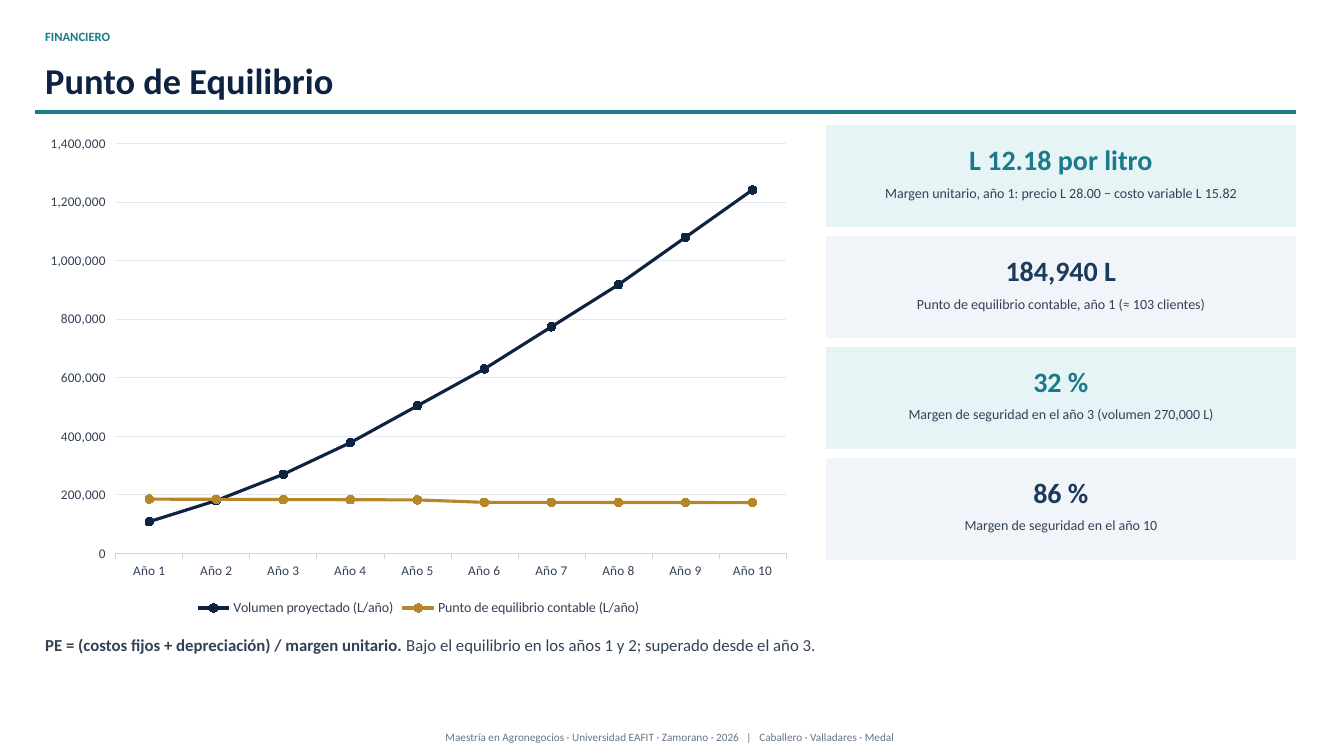
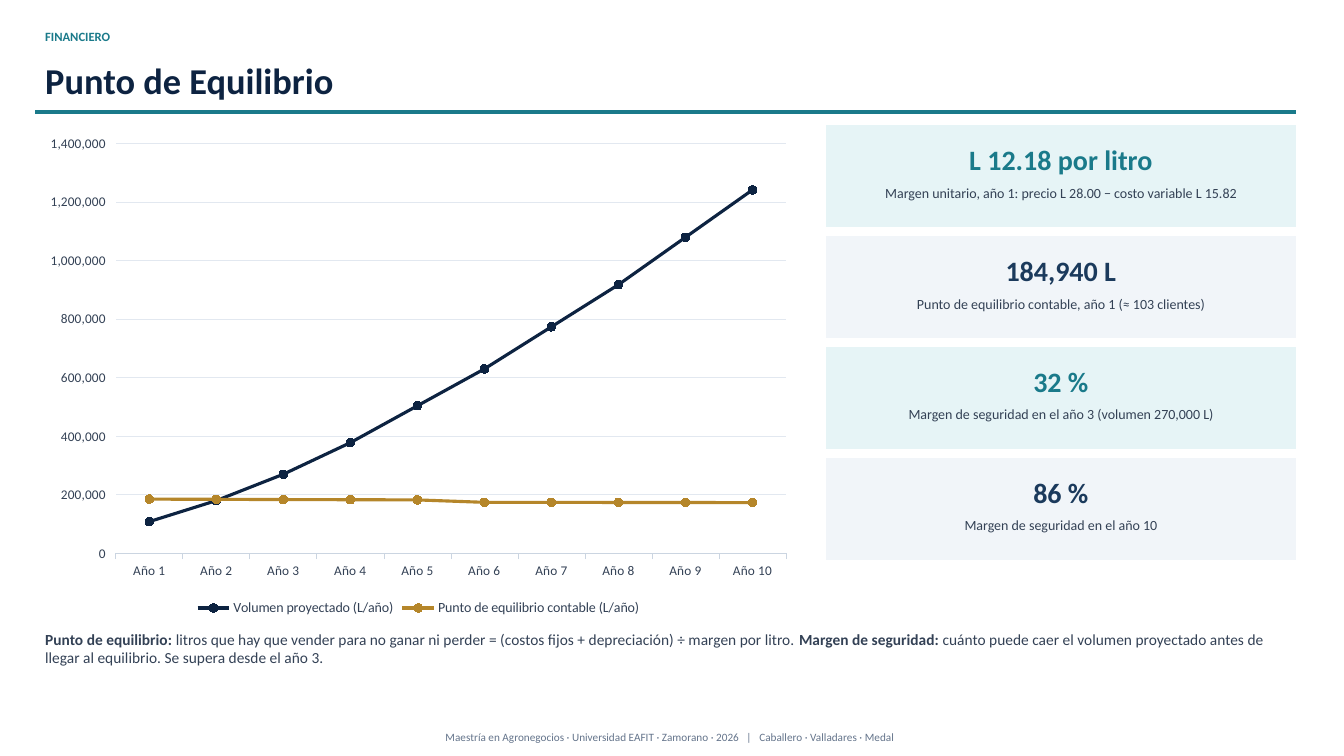
Before and after one commit to modelqdeluxe-ops/ss, a slide deck: slide 25 of Defensa_Tesis_Jaime_Fredy_Horacio_corregida.pptx. Drawn at 1344x756 pixels with LibreOffice and Linux fonts; fonts in the diff are those of the drawing. Boxes give left, top, right and bottom in pixels: in the first picture for what was removed or moved away, otherwise in the second. Text is boxed around its words. In the diff, an @@ line names an element or a change of style, - is before the commit and + after.

```diff
--- a/Defensa_Tesis_Jaime_Fredy_Horacio_corregida.pptx
+++ b/Defensa_Tesis_Jaime_Fredy_Horacio_corregida.pptx
@@ text at bbox=[45, 634, 1264, 666]: text changed; size 12 to 11 pt @@
-PE = (costos fijos + depreciación) / margen unitario. Bajo el equilibrio en los años 1 y 2; superado desde el año 3.
+Punto de equilibrio: litros que hay que vender para no ganar ni perder = (costos fijos + depreciación) ÷ margen por litro. Margen de seguridad: cuánto puede caer el volumen proyectado antes de llegar al equilibrio. Se supera desde el año 3.
```
Also in this commit, not shown: 9 other slides changed, 1 slide removed, 2 other files.
